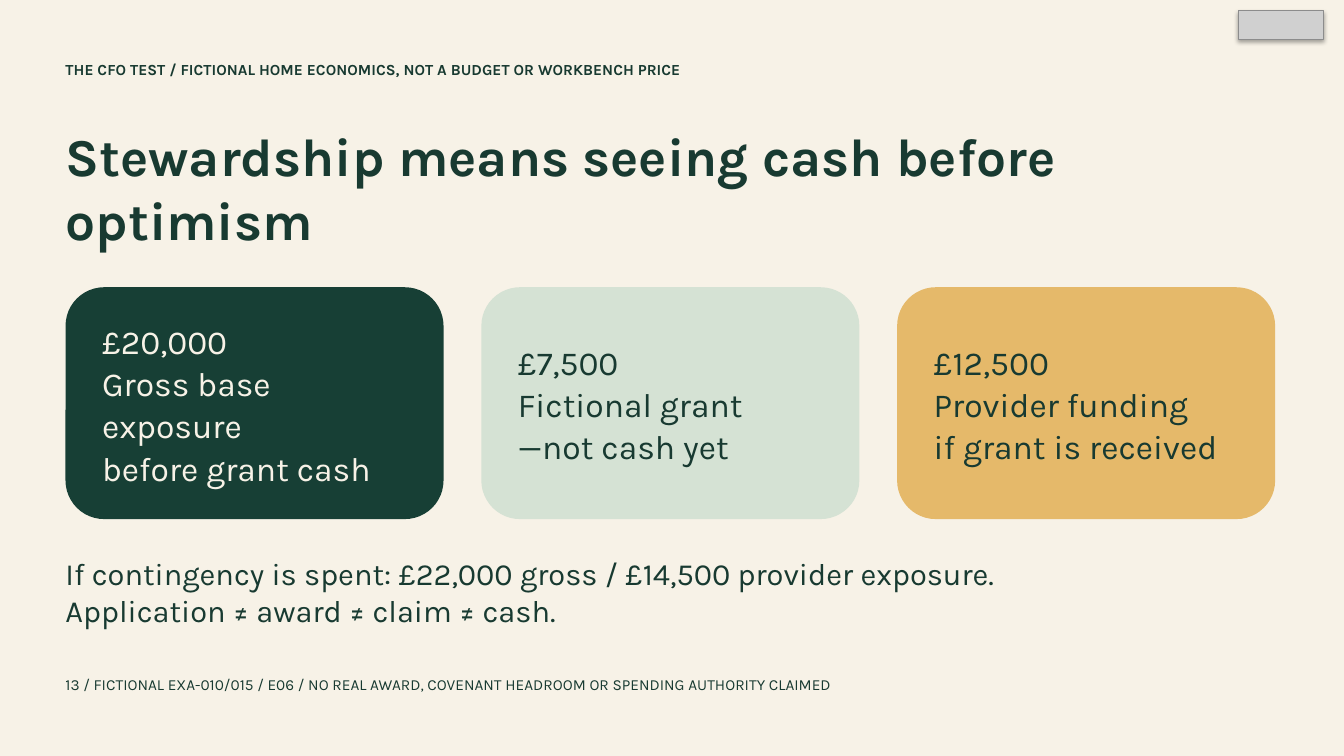
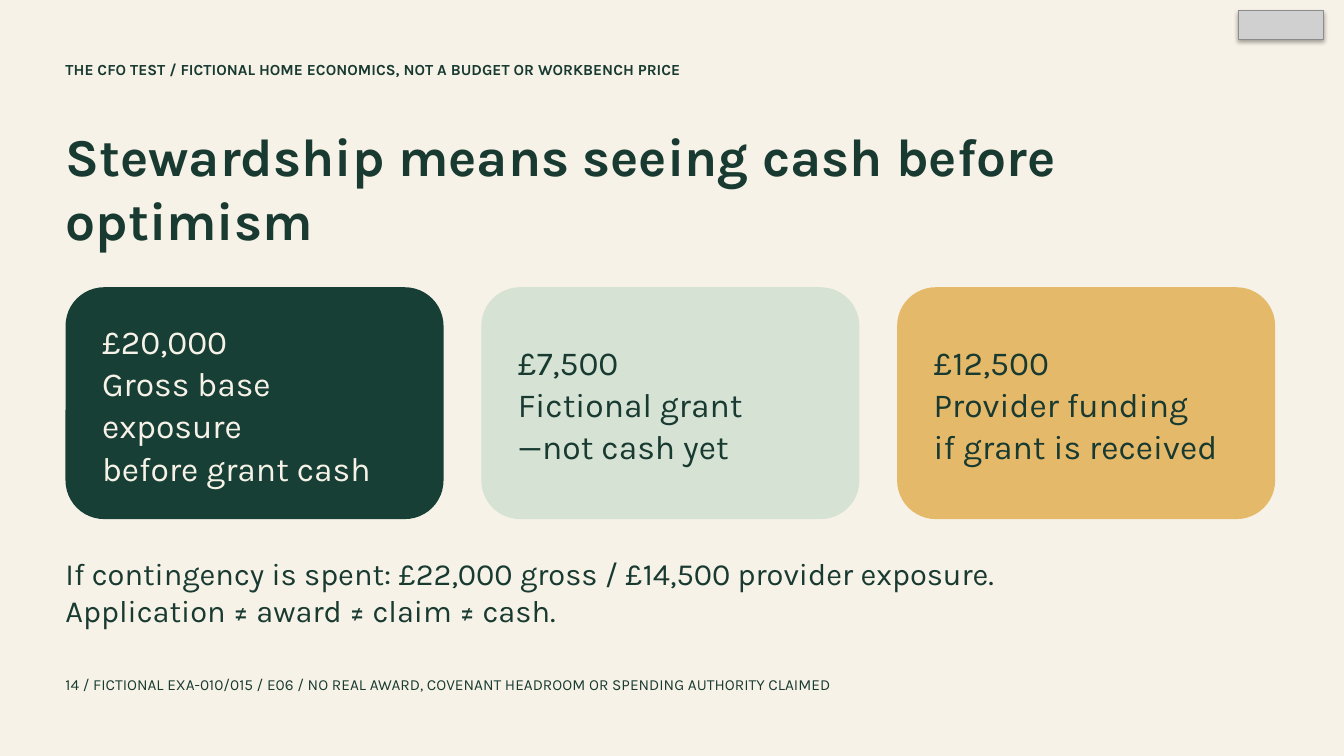
Before and after one commit to jmservera/ama, a slide deck: slide 14 of docs/capstone/deck/zava-forward-executive-draft.pptx (slide 13 before the commit). Drawn at 1344x756 pixels with LibreOffice and Linux fonts; fonts in the diff are those of the drawing; grey boxes stand for pictures. Boxes give left, top, right and bottom in pixels: in the first picture for what was removed or moved away, otherwise in the second. Text is boxed around its words. In the diff, an @@ line names an element or a change of style, - is before the commit and + after.

```diff
--- a/docs/capstone/deck/zava-forward-executive-draft.pptx
+++ b/docs/capstone/deck/zava-forward-executive-draft.pptx
@@ text at bbox=[65, 678, 830, 692]: text changed @@
-13 / FICTIONAL EXA-010/015 / E06 / NO REAL AWARD, COVENANT HEADROOM OR SPENDING AUTHORITY CLAIMED
+14 / FICTIONAL EXA-010/015 / E06 / NO REAL AWARD, COVENANT HEADROOM OR SPENDING AUTHORITY CLAIMED
```
Also in this commit, not shown: 8 other slides changed, 1 slide added, 27 other files.
